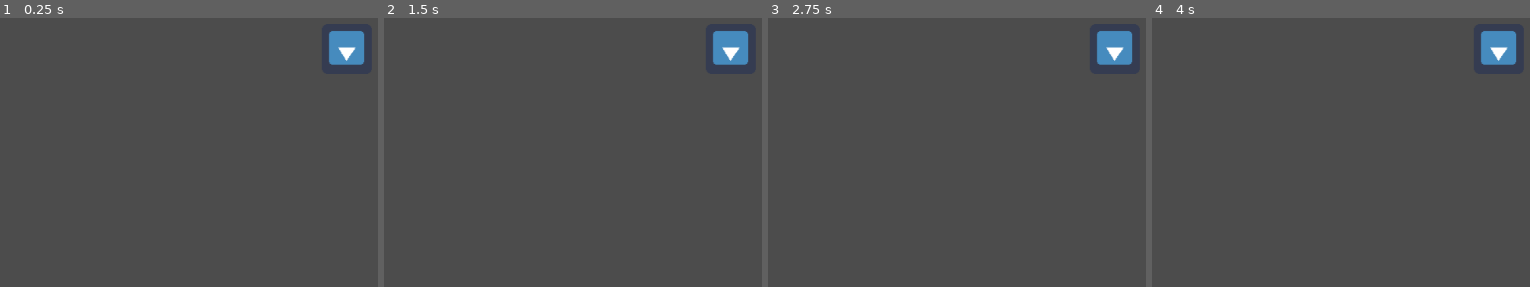
Above: before the commit, frames 1-4 (left to right).
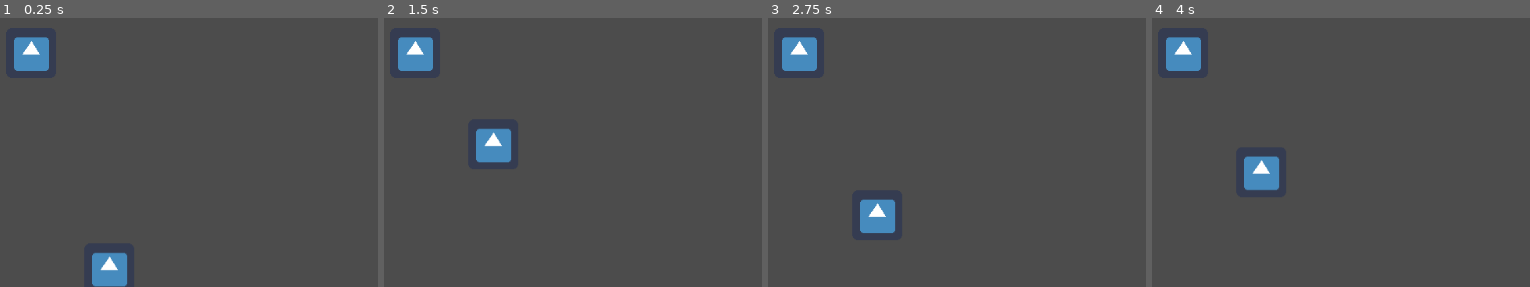
Above: after the commit, the same moments.

Repository: ryanscodebay/godotsandbox
Game: Godot game, scene res://scenes/animationtest.tscn
Same seed, same stepped clock (60 frames per second), same inputs: the game is played once before the commit and once after it. This scene is started directly instead of the project's main scene. The engine's default icon, where the game draws it, is replaced by a stand-in: a white triangle on a blue panel in a dark square.
Inputs (mouse positions are in pixels of both pictures, inside the frame that each line leads up to):
- Up to frame 1 (0.25 s): no input
- Up to frame 2 (1.5 s): tap Enter at 0.5 s; move the mouse to (outside the picture) at 0.52 s; hold Right (ui_right) 0.53-1.28 s; click (outside the picture) at 0.67 s; tap Space at 0.77 s; move the mouse to (576, 77) at 1.27 s; hold Down (ui_down) from 1.28 s (still down)
- Up to frame 3 (2.75 s): tap Space at 1.52 s; move the mouse to (outside the picture) at 2.02 s; release Down (ui_down) at 2.03 s; hold Right (ui_right) from 2.03 s (still down)
- Up to frame 4 (4 s): move the mouse to (1465, 147) at 2.77 s; release Right (ui_right) at 2.78 s; hold W (move_up) 2.78-3.53 s; click (1465, 147) at 2.92 s; tap Space at 3.02, 3.77 s; move the mouse to (outside the picture) at 3.52 s; hold Left (ui_left) from 3.53 s (still down)

The runs differ from the first frame. In frame 1, 3.5% of the frame differs, in the area x 3-97%, y 4-100%; in frame 2, 3.5%, in the area x 3-97%, y 4-54%; in frame 3, 3.5%; in frame 4, 3.5%.

Commit message:
messing with animations and scripting

Diff:
--- a/animations/testanimation.tres
+++ b/animations/testanimation.tres
@@ -4,52 +4,36 @@
 length = 3.0
 loop = true
 tracks/0/type = "bezier"
-tracks/0/path = NodePath(".:rotation_degrees")
+tracks/0/path = NodePath(".:position:x")
 tracks/0/interp = 1
 tracks/0/loop_wrap = true
 tracks/0/imported = false
 tracks/0/enabled = true
 tracks/0/keys = {
-"points": PoolRealArray( 0, -0.25, 0, 0.25, 0, 180, -0.25, 0, 0.25, 0, 360, -0.25, 0, 0.25, 0 ),
+"points": PoolRealArray( 100, -0.25, 0, 0.25, 0, 100, -0.25, 0, 0.25, 0, 100, -0.25, 0, 0.25, 0 ),
 "times": PoolRealArray( 0, 1.5, 3 )
 }
 tracks/1/type = "bezier"
-tracks/1/path = NodePath(".:position:x")
+tracks/1/path = NodePath(".:position:y")
 tracks/1/interp = 1
 tracks/1/loop_wrap = true
 tracks/1/imported = false
 tracks/1/enabled = true
 tracks/1/keys = {
-"points": PoolRealArray( 500, -0.25, 0, 0.25, 0, 500, -0.25, 0, 0.25, 0, 500, -0.25, 0, 0.25, 0 ),
+"points": PoolRealArray( 300, -0.25, 0, 0.25, 0, 100, -0.25, 0, 0.25, 0, 300, -0.25, 0, 0.25, 0 ),
 "times": PoolRealArray( 0, 1.5, 3 )
 }
-tracks/2/type = "bezier"
-tracks/2/path = NodePath(".:position:y")
+tracks/2/type = "method"
+tracks/2/path = NodePath(".")
 tracks/2/interp = 1
 tracks/2/loop_wrap = true
 tracks/2/imported = false
 tracks/2/enabled = true
 tracks/2/keys = {
-"points": PoolRealArray( 300, -0.25, 0, 0.25, 0, 200, -0.25, 0, 0.25, 0, 300, -0.25, 0, 0.25, 0 ),
-"times": PoolRealArray( 0, 1.5, 3 )
+"times": PoolRealArray( 0.5 ),
+"transitions": PoolRealArray( 1 ),
+"values": [ {
+"args": [  ],
+"method": "wood_chop"
+} ]
 }
-tracks/3/type = "bezier"
-tracks/3/path = NodePath(".:scale:x")
-tracks/3/interp = 1
-tracks/3/loop_wrap = true
-tracks/3/imported = false
-tracks/3/enabled = true
-tracks/3/keys = {
-"points": PoolRealArray( 1, -0.25, 0, 0.25, 0 ),
-"times": PoolRealArray( 0 )
-}
-tracks/4/type = "bezier"
-tracks/4/path = NodePath(".:scale:y")
-tracks/4/interp = 1
-tracks/4/loop_wrap = true
-tracks/4/imported = false
-tracks/4/enabled = true
-tracks/4/keys = {
-"points": PoolRealArray( 1, -0.25, 0, 0.25, 0 ),
-"times": PoolRealArray( 0 )
-}
--- a/scenes/animationtest.tscn
+++ b/scenes/animationtest.tscn
@@ -1,12 +1,44 @@
-[gd_scene load_steps=3 format=2]
+[gd_scene load_steps=5 format=2]
 
 [ext_resource path="res://animations/testanimation.tres" type="Animation" id=1]
 [ext_resource path="res://icon.png" type="Texture" id=2]
+[ext_resource path="res://scripts/animationtest.gd" type="Script" id=3]
+[ext_resource path="res://scripts/Sprite2.gd" type="Script" id=4]
 
 [node name="Sprite" type="Sprite"]
-position = Vector2( 504.224, 294.923 )
-rotation = 3.14159
+position = Vector2( 100, 300 )
 texture = ExtResource( 2 )
+script = ExtResource( 3 )
 
 [node name="AnimationPlayer" type="AnimationPlayer" parent="."]
 anims/testanimation = ExtResource( 1 )
+
+[node name="Sprite2" type="Sprite" parent="."]
+position = Vector2( 100, 207.997 )
+texture = ExtResource( 2 )
+script = ExtResource( 4 )
+
+[node name="AnimationPlayer2" type="AnimationPlayer" parent="Sprite2"]
+anims/testanimation = ExtResource( 1 )
+
+[node name="Sprite" type="Sprite" parent="."]
+
+[node name="AnimationPlayer" type="AnimationPlayer" parent="Sprite"]
+
+[node name="AnimationTreePlayer" type="AnimationTreePlayer" parent="Sprite"]
+data = {
+"active": false,
+"connections": [ "anim", "out", 0 ],
+"master": NodePath(""),
+"nodes": [ {
+"animation": null,
+"filter": [  ],
+"id": "anim",
+"position": Vector2( 274, 49 ),
+"type": "animation"
+}, {
+"id": "out",
+"position": Vector2( 570, 77 ),
+"type": "output"
+} ]
+}
--- /dev/null
+++ b/scripts/Sprite2.gd
@@ -0,0 +1,20 @@
+extends Sprite
+
+func _ready():
+	$AnimationPlayer2.play("testanimation")
+
+
+func _input(event):
+	if event is InputEventKey:
+		if event.scancode == KEY_UP && event.pressed == false:
+			if $AnimationPlayer2.is_playing() && $AnimationPlayer2.get_current_animation() == "testanimation":
+				pass
+		else:
+			$AnimationPlayer2.play("testanimation")
+
+	if event is InputEventKey:
+		if event.scancode == KEY_DOWN:
+			$AnimationPlayer2.stop()
+
+func wood_chop():
+	print("It works! Choppie choppie.")
--- /dev/null
+++ b/scripts/animationtest.gd
@@ -0,0 +1,21 @@
+extends Sprite
+
+
+# Declare member variables here. Examples:
+# var a = 2
+# var b = "text"
+
+
+# Called when the node enters the scene tree for the first time.
+func _ready():
+	pass # Replace with function body.
+
+
+# Called every frame. 'delta' is the elapsed time since the previous frame.
+#func _process(delta):
+#	pass
+
+func _input(event):
+	if event is InputEventKey:
+		if event.scancode == KEY_UP && event.pressed == false:
+			$AnimationPlayer.play("testanimation")
